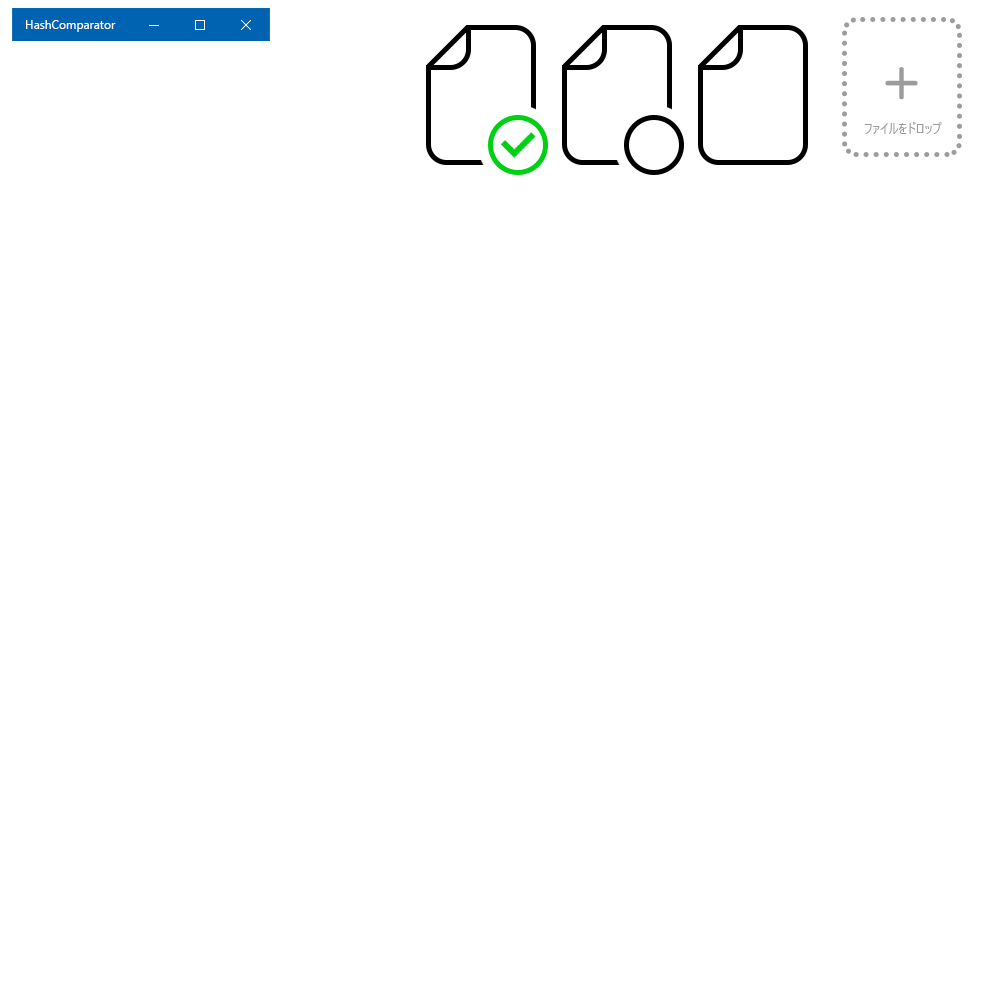
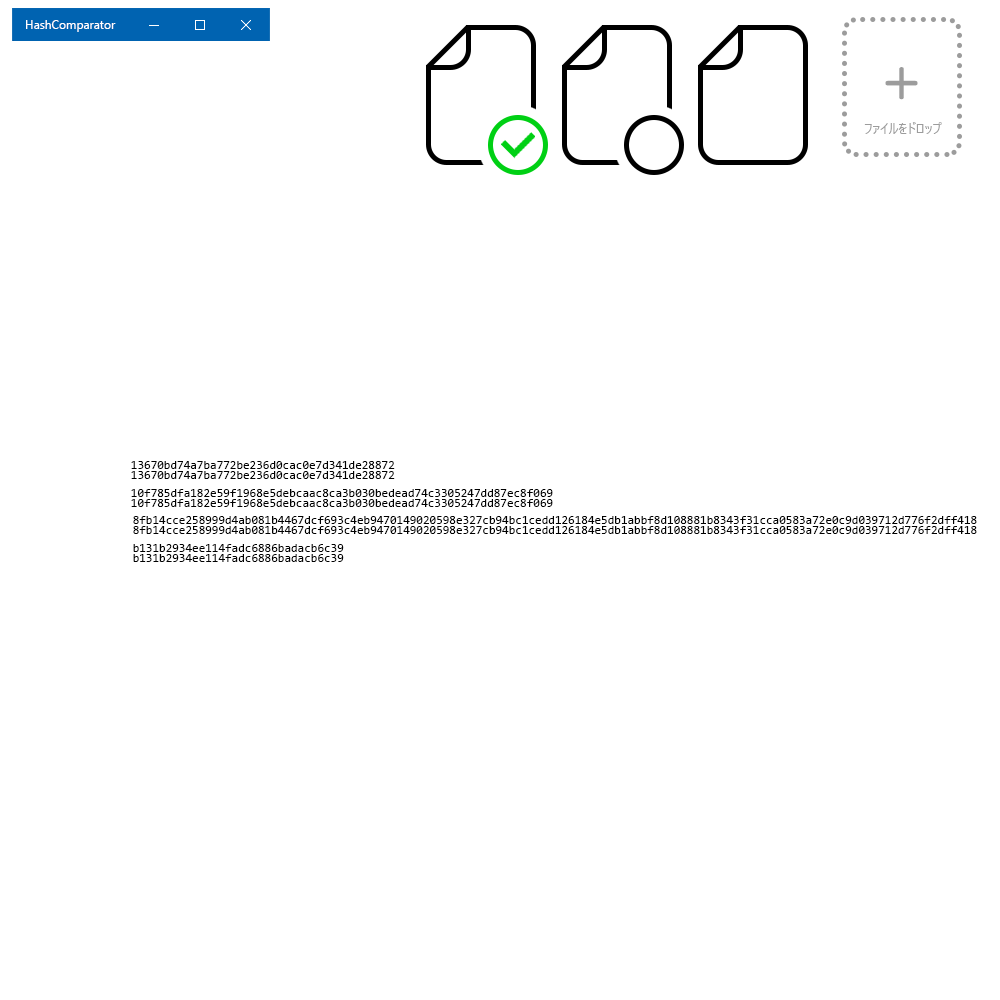
The second 1000 x 1000 image is a revision of the first. Changes to its layers:
added group "ハッシュ値" with 8 layers above "ファイル" over (131, 461, 977, 562)
added layer "SHA1" in group "ハッシュ値" over (131, 461, 395, 469)
added layer "SHA1 のコピー" in group "ハッシュ値" over (131, 471, 395, 479)
added layer "SHA256" in group "ハッシュ値" over (131, 489, 553, 497)
added layer "SHA256 のコピー" in group "ハッシュ値" over (131, 499, 553, 507)
added layer "SHA512" in group "ハッシュ値" over (133, 516, 977, 524)
added layer "SHA512 のコピー" in group "ハッシュ値" over (133, 526, 977, 534)
added layer "MD5" in group "ハッシュ値" over (133, 544, 344, 552)
added layer "MD5 のコピー" in group "ハッシュ値" over (133, 554, 344, 562)
